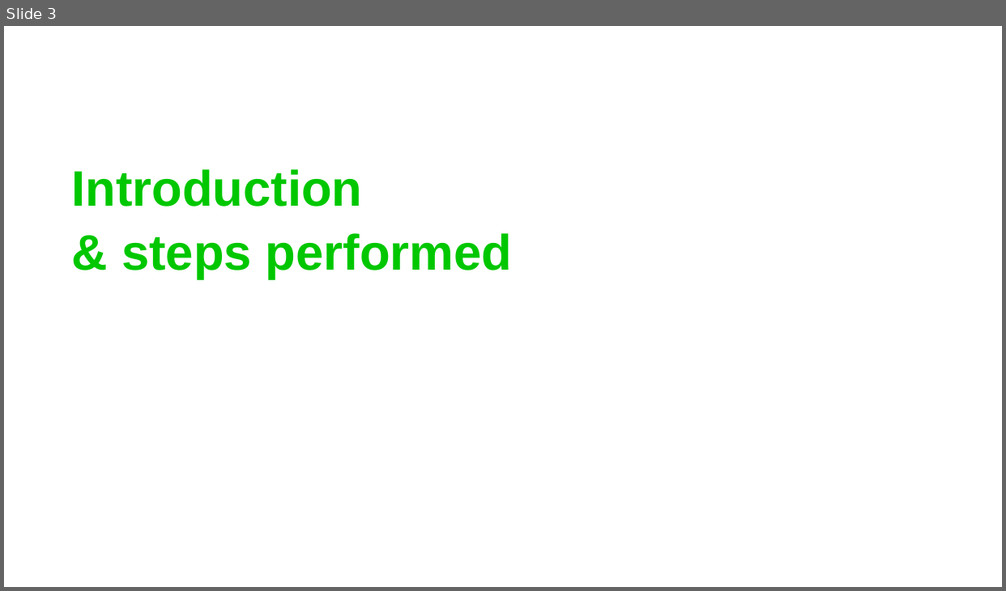
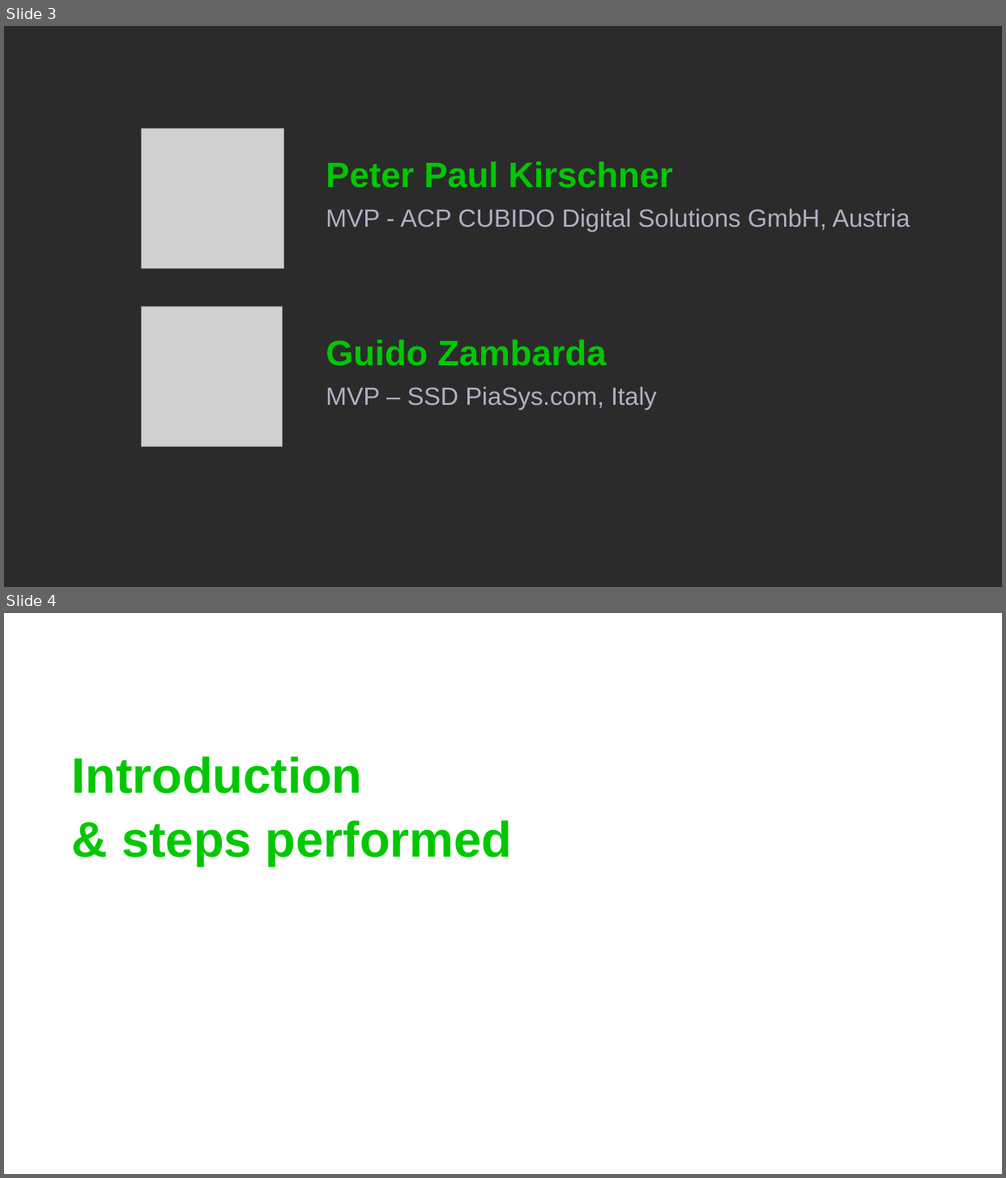
Before and after one commit to GuidoZam/espc-spfx-session-demo, a slide deck: .demo/ESPC25_SPFx_Slides.pptx. Shown one above the other, each under a label of ours: slide 3 before the commit, slides 3 and 4 after it. The pictures are 1006x591 and 1006x1178 pixels, drawn with LibreOffice and Linux fonts; fonts in the diff are those of the drawing; grey boxes stand for pictures; background and template pictures are left out; a plain dark background stands for a picture behind light text. Boxes give left, top, right and bottom in pixels: in the first picture for what was removed or moved away, otherwise in the second. Text is boxed around its words. In the diff, an @@ line names an element or a change of style, - is before the commit and + after.

```diff
--- a/.demo/ESPC25_SPFx_Slides.pptx
+++ b/.demo/ESPC25_SPFx_Slides.pptx
@@ slide 3 added at (4, 26, 1002, 587), background picture (left out) @@
@@ picture added at (142, 129, 284, 269) @@
@@ text added at (326, 161, 673, 188), 34 pt, text #00C700, bold @@
+Peter Paul Kirschner
@@ text added at (326, 208, 910, 232), 24 pt, text #B2AFC4 @@
+MVP - ACP CUBIDO Digital Solutions GmbH, Austria
@@ picture added at (142, 307, 283, 447) @@
@@ text added at (326, 339, 606, 366), 34 pt, text #00C700, bold @@
+Guido Zambarda
@@ text added at (326, 386, 656, 410), 24 pt, text #B2AFC4 @@
+MVP – SSD PiaSys.com, Italy
@@ what was slide 3 is now slide 4 @@
```
Also in this commit, not shown: 4 slides changed, 1 other slide added.
